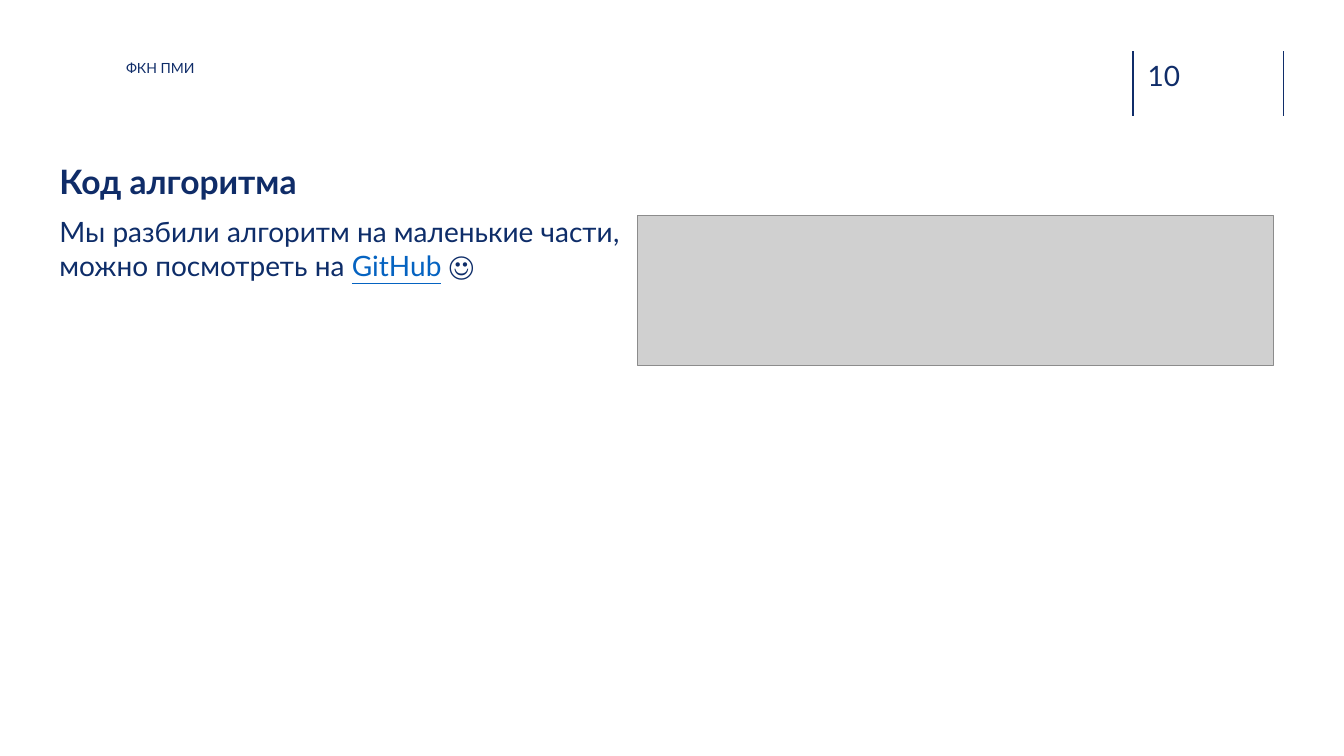
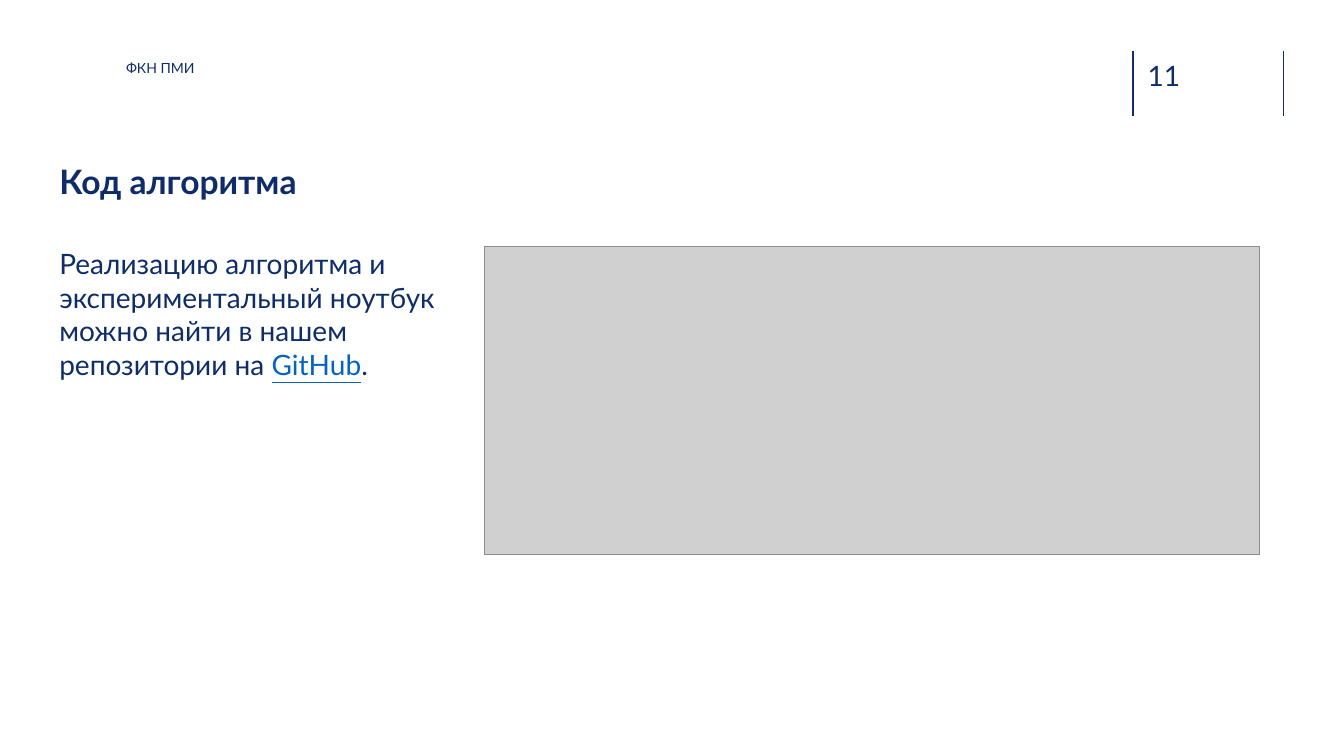
Before and after one commit to potroshitelshuk/Iterative-Class-Discovery, a slide deck: slide 11 of Отчетные материалы/Презентация.pptx (slide 10 before the commit). Drawn at 1344x756 pixels with LibreOffice and Linux fonts; fonts in the diff are those of the drawing; grey boxes stand for pictures; background and template pictures are left out. Boxes give left, top, right and bottom in pixels: in the first picture for what was removed or moved away, otherwise in the second. Text is boxed around its words. In the diff, an @@ line names an element or a change of style, - is before the commit and + after.

```diff
--- a/Отчетные материалы/Презентация.pptx
+++ b/Отчетные материалы/Презентация.pptx
@@ page number at bbox=[1148, 66, 1181, 86]: text changed @@
-10
+11
@@ picture removed at bbox=[637, 216, 1273, 366] @@
@@ text at bbox=[59, 254, 435, 380]: text changed @@
-Мы разбили алгоритм на маленькие части, можно посмотреть на GitHub ☺
+Реализацию алгоритма и экспериментальный ноутбук можно найти в нашем репозитории на GitHub.
@@ picture added at bbox=[485, 247, 1260, 556] @@
```
Also in this commit, not shown: 6 other slides changed, 1 slide added, 1 other file.
